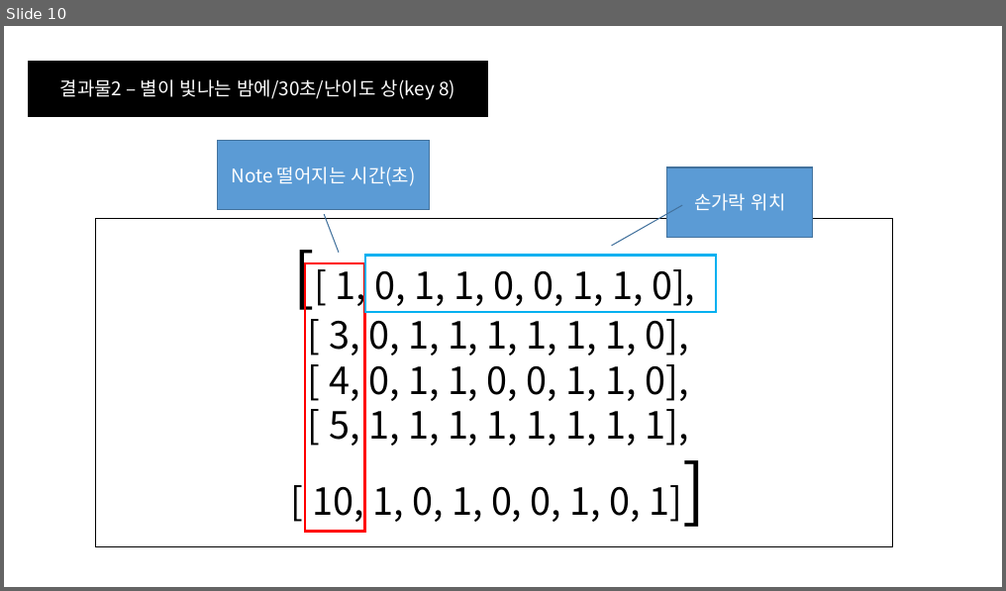
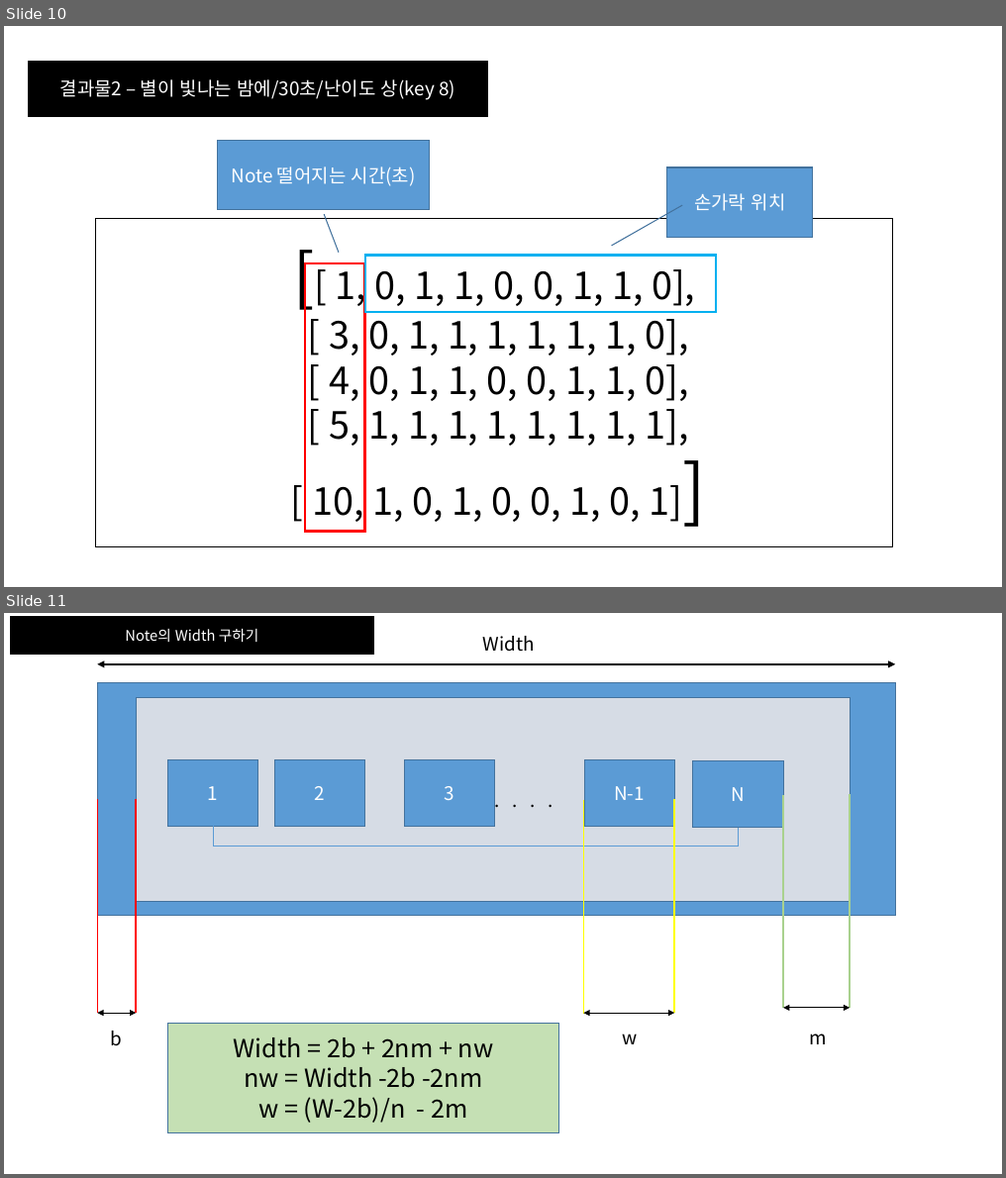
Before and after one commit to jisoo97/Tmax2, a slide deck: project guide/project_guide_extra.pptx. Shown one above the other, each under a label of ours: slide 10 before the commit, slides 10 and 11 after it. The pictures are 1006x591 and 1006x1178 pixels, drawn with LibreOffice and Linux fonts; fonts in the diff are those of the drawing. Boxes give left, top, right and bottom in pixels: in the first picture for what was removed or moved away, otherwise in the second. Text is boxed around its words. In the diff, an @@ line names an element or a change of style, - is before the commit and + after.

```diff
--- a/project guide/project_guide_extra.pptx
+++ b/project guide/project_guide_extra.pptx
@@ slide 11 added at [4,613,1002,1174], background #FFFFFF @@
@@ rectangle added at [11,617,374,655], fill #000000, outline #000000 1 pt, 14 pt, text #FFFFFF @@
+Note의 Width 구하기
@@ text added at [483,636,535,652], 18 pt, text #000000 @@
+Width
@@ double arrow added from (98, 664) to (896, 664), #000000 2.25 pt @@
@@ rectangle added at [98,683,896,916], fill #5B9BD5, outline #43739E 1 pt @@
@@ rectangle added at [136,698,849,902], fill #D6DCE5, outline #43739E 1 pt, 18 pt, text #000000 @@
+. . . .
@@ rectangle added at [168,760,258,827], fill #5B9BD5, outline #43739E 1 pt, 18 pt, text #FFFFFF @@
+1
@@ rectangle added at [274,760,364,827], fill #5B9BD5, outline #43739E 1 pt, 18 pt, text #FFFFFF @@
+2
@@ rectangle added at [405,760,495,827], fill #5B9BD5, outline #43739E 1 pt, 18 pt, text #FFFFFF @@
+3
@@ rectangle added at [584,761,675,827], fill #5B9BD5, outline #43739E 1 pt, 18 pt, text #FFFFFF @@
+N-1
@@ rectangle added at [693,761,784,828], fill #5B9BD5, outline #43739E 1 pt, 18 pt, text #FFFFFF @@
+N
@@ line added from (98, 799) to (98, 1014), #FF0000 1.5 pt @@
@@ line added from (136, 799) to (136, 1014), #FF0000 1.5 pt @@
@@ line added from (583, 800) to (583, 1014), #FFFF00 1.5 pt @@
@@ line added from (675, 799) to (675, 1014), #FFFF00 1.5 pt @@
@@ line added from (783, 795) to (783, 1008), #A9D18E 1.5 pt @@
@@ line added from (849, 794) to (849, 1008), #A9D18E 1.5 pt @@
@@ elbow line added from (213, 827) to (739, 827), #5B9BD5 0.5 pt @@
@@ double arrow added from (98, 1014) to (136, 1014), #000000 1 pt @@
@@ rectangle added at [168,1023,558,1134], fill #C5E0B4, outline #43739E 1 pt, 24 pt, text #000000 @@
+Width = 2b + 2nm + nw
+nw = Width -2b -2nm
+w = (W-2b)/n - 2m
@@ double arrow added from (583, 1014) to (675, 1014), #000000 1 pt @@
@@ double arrow added from (783, 1008) to (849, 1008), #000000 1 pt @@
@@ text added at [111,1031,123,1047], 18 pt, text #000000 @@
+b
@@ text added at [622,1034,637,1045], 18 pt, text #000000 @@
+w
@@ text added at [809,1034,827,1045], 18 pt, text #000000 @@
+m
```
Also in this commit, not shown: 2 other files.
